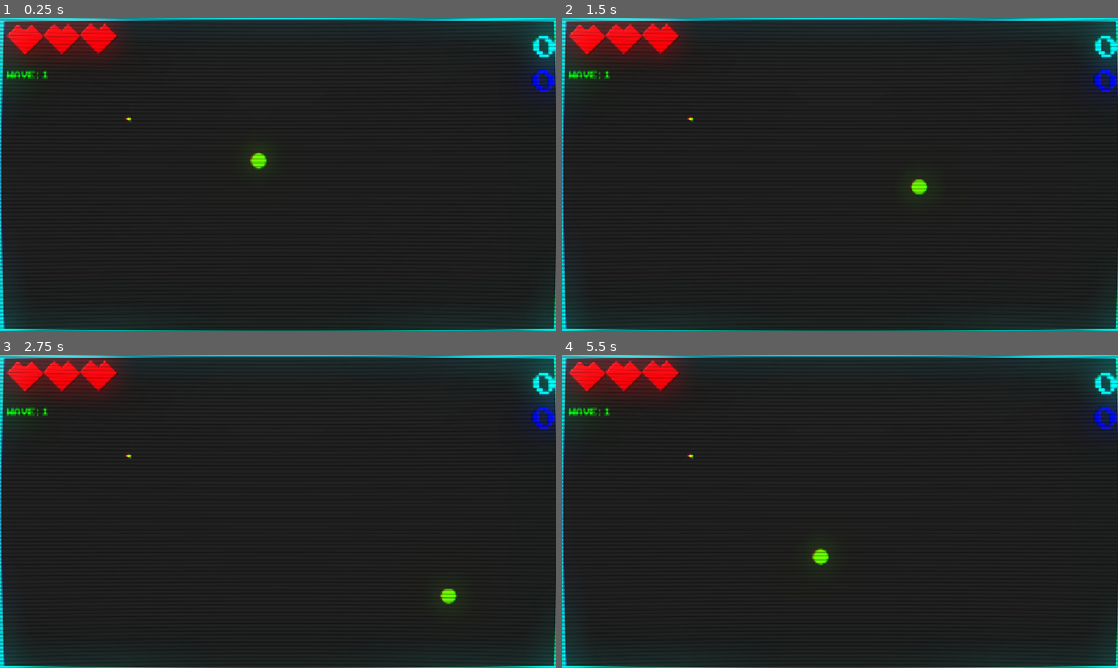
Above: before the commit, frames 1-4 (two rows, left to right).
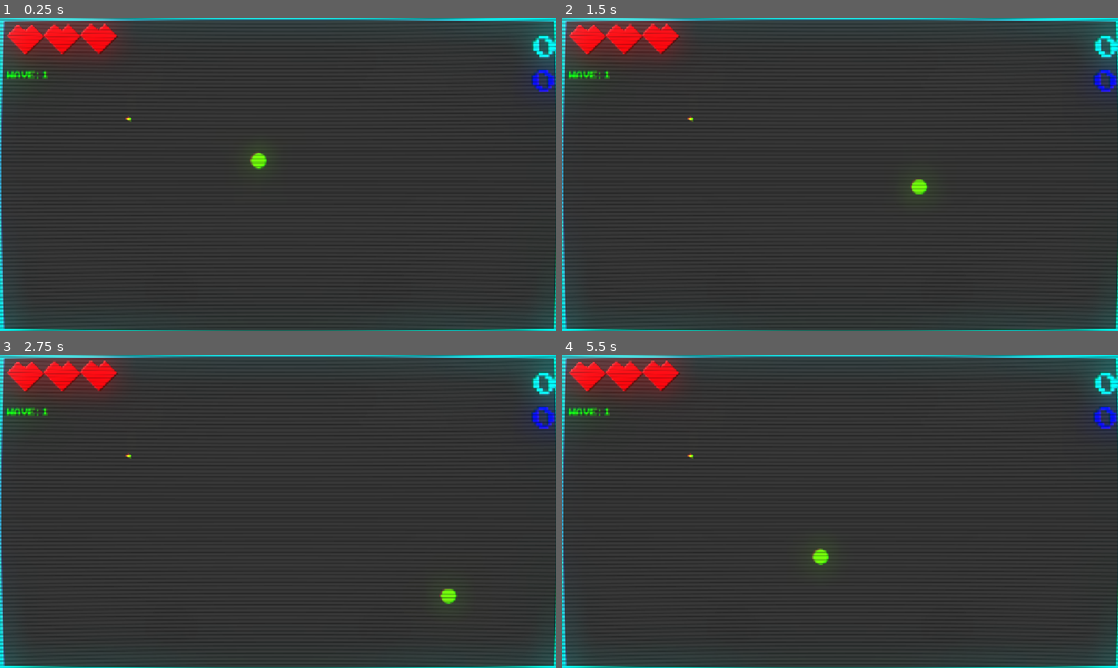
Above: after the commit, the same moments.

Repository: ktosox/GWJ80
Game: Godot game, scene res://level/test_level.tscn
Two runs of this game, one before a commit and one after it. Both use one fixed random seed, a clock stepped at 60 frames per second and the inputs below.
Inputs:
- Up to frame 1 (0.25 s): no input
- Up to frame 2 (1.5 s): tap Enter (ui_accept) at 0.5, 0.77 s; hold D (right) 0.53-1.28 s; hold Down (down) from 1.28 s (still down)
- Up to frame 3 (2.75 s): tap Enter (ui_accept) at 1.52 s; release Down (down) at 2.03 s; hold D (right) from 2.03 s (still down)
- Up to frame 4 (5.5 s): release D (right) at 2.78 s; hold W (up) 2.78-3.53 s; tap Enter (ui_accept) at 3.02, 3.77, 4.52 s; hold A (left) 3.53-5.03 s; hold Down (down) from 5.03 s (still down)

The runs differ from the first frame. In frame 1, 0.7% of the frame differs, in the area x 0-96%, y 8-94%; in frame 2, 0.9%; in frame 3, 0.8%; in frame 4, 1.0%.

Commit message:
slowly doing the enemy re-work

Diff:
--- /dev/null
+++ b/Game/enemy/enemy_testing_arena.tscn
@@ -0,0 +1,8 @@
+[gd_scene load_steps=2 format=3 uid="uid://d1wiyfusqkx4o"]
+
+[ext_resource type="PackedScene" uid="uid://dexaeb0yjvpmy" path="res://enemy/shooter/spiny_shooter.tscn" id="1_eoim1"]
+
+[node name="EnemyTestingArena" type="Node2D"]
+
+[node name="SpinyShooter" parent="." instance=ExtResource("1_eoim1")]
+position = Vector2(371, 204)
--- a/Game/enemy/gun.tscn
+++ b/Game/enemy/multi_gun.tscn
@@ -1,12 +1,12 @@
 [gd_scene load_steps=6 format=3 uid="uid://bjolphmeflso6"]
 
-[ext_resource type="Script" uid="uid://chtkeocw7702o" path="res://enemy/gun.gd" id="1_0s6dv"]
+[ext_resource type="Script" uid="uid://chtkeocw7702o" path="res://enemy/multi_gun.gd" id="1_0s6dv"]
 [ext_resource type="PackedScene" uid="uid://vjexxy0oei3q" path="res://bullet/bullet.tscn" id="2_udwkg"]
 [ext_resource type="PackedScene" uid="uid://bgr7f0ikfr1cw" path="res://Global/audio_manager/audio_component.tscn" id="3_lpk84"]
 [ext_resource type="Texture2D" uid="uid://ck7qx7kqre8p6" path="res://shapes/gun.png" id="3_qqumo"]
 [ext_resource type="AudioStream" uid="uid://bu4edkioj032m" path="res://enemy/shoot.wav" id="4_kyqt5"]
 
-[node name="Gun" type="Node2D"]
+[node name="MultiGun" type="Node2D"]
 script = ExtResource("1_0s6dv")
 bullet_scene = ExtResource("2_udwkg")
 
--- /dev/null
+++ b/Game/enemy/shooter/spiny_shooter.gd
@@ -0,0 +1,15 @@
+extends Node2D
+
+@export var gun_A : PackedScene
+
+@export var gun_B : PackedScene
+
+
+func _ready() -> void:
+	if gun_A != null:
+		var new_gun = gun_A.instantiate()
+		new_gun.rotation = PI
+		$GunSpotA.add_child(new_gun)
+	if gun_B != null:
+		var new_gun = gun_B.instantiate()
+		$GunSpotB.add_child(new_gun)
--- /dev/null
+++ b/Game/enemy/shooter/spiny_shooter.tscn
@@ -0,0 +1,58 @@
+[gd_scene load_steps=6 format=3 uid="uid://dexaeb0yjvpmy"]
+
+[ext_resource type="Script" uid="uid://doexvh7xjsgna" path="res://enemy/shooter/spiny_shooter.gd" id="1_iacun"]
+[ext_resource type="PackedScene" uid="uid://bjolphmeflso6" path="res://enemy/multi_gun.tscn" id="2_56jy7"]
+
+[sub_resource type="Animation" id="Animation_0kxyt"]
+length = 0.001
+tracks/0/type = "value"
+tracks/0/imported = false
+tracks/0/enabled = true
+tracks/0/path = NodePath(".:rotation")
+tracks/0/interp = 1
+tracks/0/loop_wrap = true
+tracks/0/keys = {
+"times": PackedFloat32Array(0),
+"transitions": PackedFloat32Array(1),
+"update": 0,
+"values": [0.0]
+}
+
+[sub_resource type="Animation" id="Animation_bs2fj"]
+resource_name = "new_animation"
+loop_mode = 1
+tracks/0/type = "value"
+tracks/0/imported = false
+tracks/0/enabled = true
+tracks/0/path = NodePath(".:rotation")
+tracks/0/interp = 1
+tracks/0/loop_wrap = true
+tracks/0/keys = {
+"times": PackedFloat32Array(0, 1),
+"transitions": PackedFloat32Array(1, 1),
+"update": 0,
+"values": [0.0, 6.28319]
+}
+
+[sub_resource type="AnimationLibrary" id="AnimationLibrary_rqr2d"]
+_data = {
+&"RESET": SubResource("Animation_0kxyt"),
+&"new_animation": SubResource("Animation_bs2fj")
+}
+
+[node name="SpinyShooter" type="Node2D"]
+script = ExtResource("1_iacun")
+gun_A = ExtResource("2_56jy7")
+gun_B = ExtResource("2_56jy7")
+
+[node name="SpinAnimator" type="AnimationPlayer" parent="."]
+libraries = {
+&"": SubResource("AnimationLibrary_rqr2d")
+}
+autoplay = "new_animation"
+
+[node name="GunSpotA" type="Marker2D" parent="."]
+position = Vector2(8, 0)
+
+[node name="GunSpotB" type="Marker2D" parent="."]
+position = Vector2(-8, 0)
--- /dev/null
+++ b/Game/enemy/single_gun.tscn
@@ -0,0 +1,3 @@
+[gd_scene format=3 uid="uid://63o6mwx3w0sk"]
+
+[node name="SingleGun" type="Node2D"]
--- a/Game/enemy/types/basic_enemy.tscn
+++ b/Game/enemy/types/basic_enemy.tscn
@@ -4,7 +4,7 @@
 [ext_resource type="PackedScene" uid="uid://c27urcanyot1m" path="res://hit_box/hit_box.tscn" id="2_mj27f"]
 [ext_resource type="Texture2D" uid="uid://t0cralsd0ri1" path="res://shapes/red_sqaure.png" id="3_pe2wc"]
 [ext_resource type="PackedScene" uid="uid://bgr7f0ikfr1cw" path="res://Global/audio_manager/audio_component.tscn" id="3_pvt5w"]
-[ext_resource type="PackedScene" uid="uid://bjolphmeflso6" path="res://enemy/gun.tscn" id="3_tql8b"]
+[ext_resource type="PackedScene" uid="uid://bjolphmeflso6" path="res://enemy/multi_gun.tscn" id="3_tql8b"]
 [ext_resource type="AudioStream" uid="uid://c4s7nxrfrkma0" path="res://enemy/enemy_hit.wav" id="4_hn1bt"]
 
 [sub_resource type="CircleShape2D" id="CircleShape2D_scxef"]
--- a/Game/enemy/types/fast_enemy.tscn
+++ b/Game/enemy/types/fast_enemy.tscn
@@ -4,7 +4,7 @@
 [ext_resource type="PackedScene" uid="uid://c27urcanyot1m" path="res://hit_box/hit_box.tscn" id="2_oiip6"]
 [ext_resource type="Texture2D" uid="uid://t7ytawvqqnwl" path="res://shapes/yellow_triangle.png" id="3_oiip6"]
 [ext_resource type="PackedScene" uid="uid://bgr7f0ikfr1cw" path="res://Global/audio_manager/audio_component.tscn" id="3_1jl8q"]
-[ext_resource type="PackedScene" uid="uid://bjolphmeflso6" path="res://enemy/gun.tscn" id="3_rldxp"]
+[ext_resource type="PackedScene" uid="uid://bjolphmeflso6" path="res://enemy/multi_gun.tscn" id="3_rldxp"]
 [ext_resource type="AudioStream" uid="uid://c4s7nxrfrkma0" path="res://enemy/enemy_hit.wav" id="4_pmdwj"]
 
 [sub_resource type="CircleShape2D" id="CircleShape2D_1jl8q"]
--- a/Game/enemy/types/strong_enemy.tscn
+++ b/Game/enemy/types/strong_enemy.tscn
@@ -3,7 +3,7 @@
 [ext_resource type="Script" uid="uid://c45uj2cegruq6" path="res://enemy/enemy.gd" id="1_cc7io"]
 [ext_resource type="PackedScene" uid="uid://c27urcanyot1m" path="res://hit_box/hit_box.tscn" id="2_k3tft"]
 [ext_resource type="PackedScene" uid="uid://bgr7f0ikfr1cw" path="res://Global/audio_manager/audio_component.tscn" id="3_3wba8"]
-[ext_resource type="PackedScene" uid="uid://bjolphmeflso6" path="res://enemy/gun.tscn" id="3_5sx8b"]
+[ext_resource type="PackedScene" uid="uid://bjolphmeflso6" path="res://enemy/multi_gun.tscn" id="3_5sx8b"]
 [ext_resource type="AudioStream" uid="uid://c4s7nxrfrkma0" path="res://enemy/enemy_hit.wav" id="4_607u1"]
 [ext_resource type="Texture2D" uid="uid://0njb5elvj2ue" path="res://shapes/orange_hexagon.png" id="4_k3tft"]
 
--- a/Game/project.godot
+++ b/Game/project.godot
@@ -78,4 +78,4 @@
 
 renderer/rendering_method="gl_compatibility"
 renderer/rendering_method.mobile="gl_compatibility"
-environment/defaults/default_clear_color=Color(0.0962047, 0.0962048, 0.0962047, 1)
+environment/defaults/default_clear_color=Color(0.151276, 0.151276, 0.151276, 1)
--- a/Game/strong_enemy.tscn
+++ b/Game/strong_enemy.tscn
@@ -2,7 +2,7 @@
 
 [ext_resource type="Script" uid="uid://c45uj2cegruq6" path="res://enemy/enemy.gd" id="1_6xstn"]
 [ext_resource type="PackedScene" uid="uid://c27urcanyot1m" path="res://hit_box/hit_box.tscn" id="2_4llxl"]
-[ext_resource type="PackedScene" uid="uid://bjolphmeflso6" path="res://enemy/gun.tscn" id="3_52gsj"]
+[ext_resource type="PackedScene" uid="uid://bjolphmeflso6" path="res://enemy/multi_gun.tscn" id="3_52gsj"]
 
 [sub_resource type="CircleShape2D" id="CircleShape2D_1jl8q"]
 radius = 180.0
Renamed: Game/enemy/gun.gd -> Game/enemy/multi_gun.gd
Renamed: Game/enemy/gun.gd.uid -> Game/enemy/multi_gun.gd.uid
Not shown, added: Game/enemy/shooter/spiny_shooter.gd.uid
